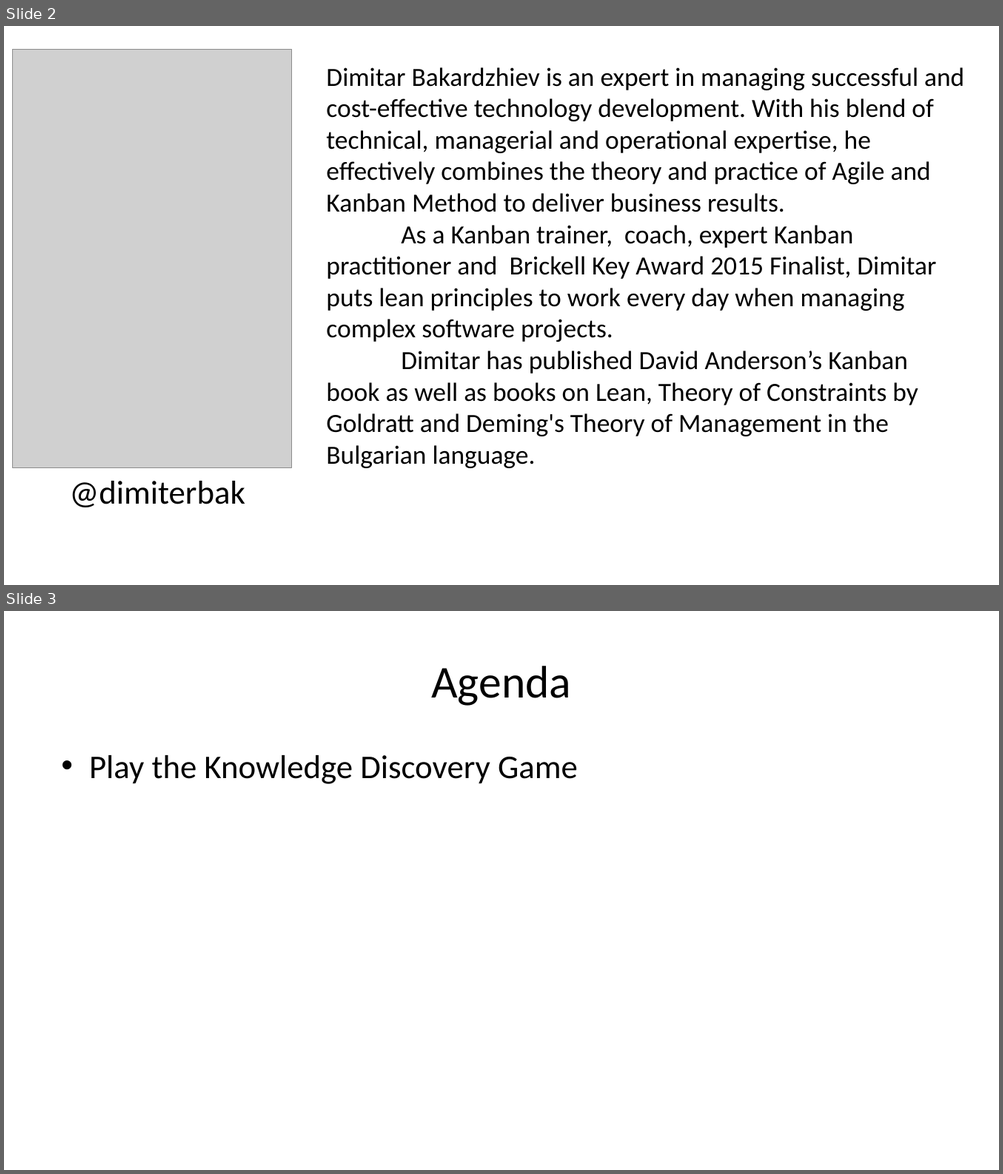
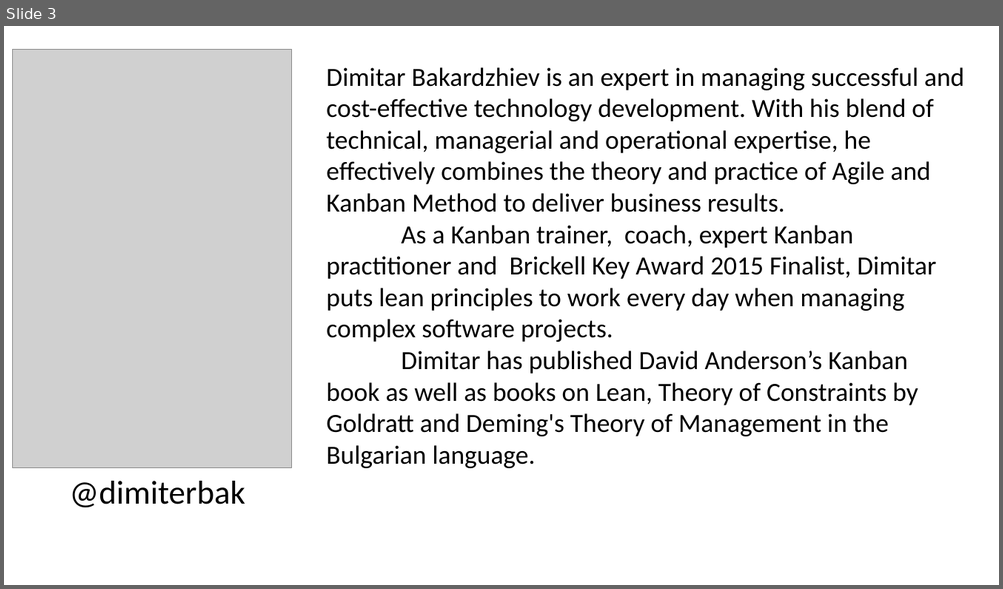
Before and after one commit to kedehub/knowledge_discovery_game, a slide deck: Knowledge Discovery Game.pptx. Shown one above the other, each under a label of ours: slides 2 and 3 before the commit, slide 3 after it. The pictures are 1003x1174 and 1003x589 pixels, drawn with LibreOffice and Linux fonts; fonts in the diff are those of the drawing; grey boxes stand for pictures; background and template pictures are left out. Boxes give left, top, right and bottom in pixels: in the first picture for what was removed or moved away, otherwise in the second. Text is boxed around its words. In the diff, an @@ line names an element or a change of style, - is before the commit and + after.

```diff
--- a/Knowledge Discovery Game.pptx
+++ b/Knowledge Discovery Game.pptx
@@ slide 3 removed at bbox=[4, 611, 999, 1170], background #FFFFFF @@
@@ title removed at bbox=[431, 666, 571, 706] @@
-Agenda
@@ text removed at bbox=[89, 755, 578, 784] @@
-• Play the Knowledge Discovery Game
@@ what was slide 2 is now slide 3 @@
```
Also in this commit, not shown: 3 slides changed, 13 slides added, 1 other slide removed.
